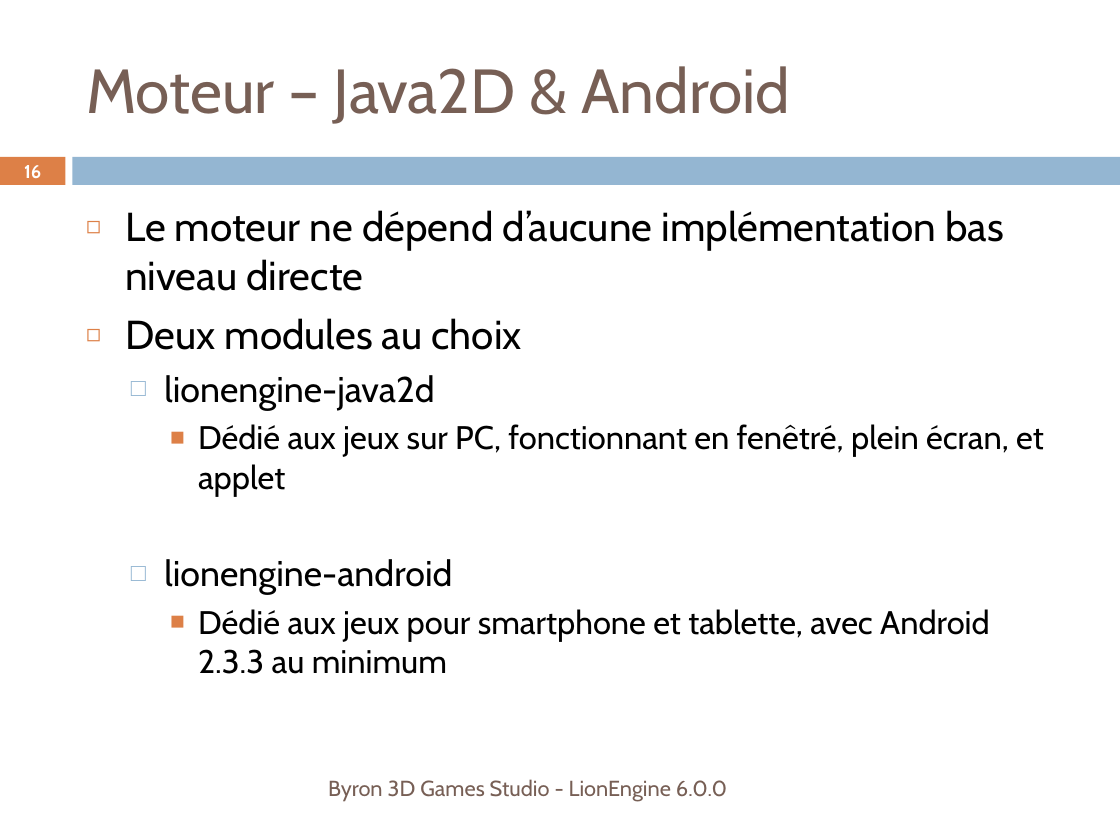
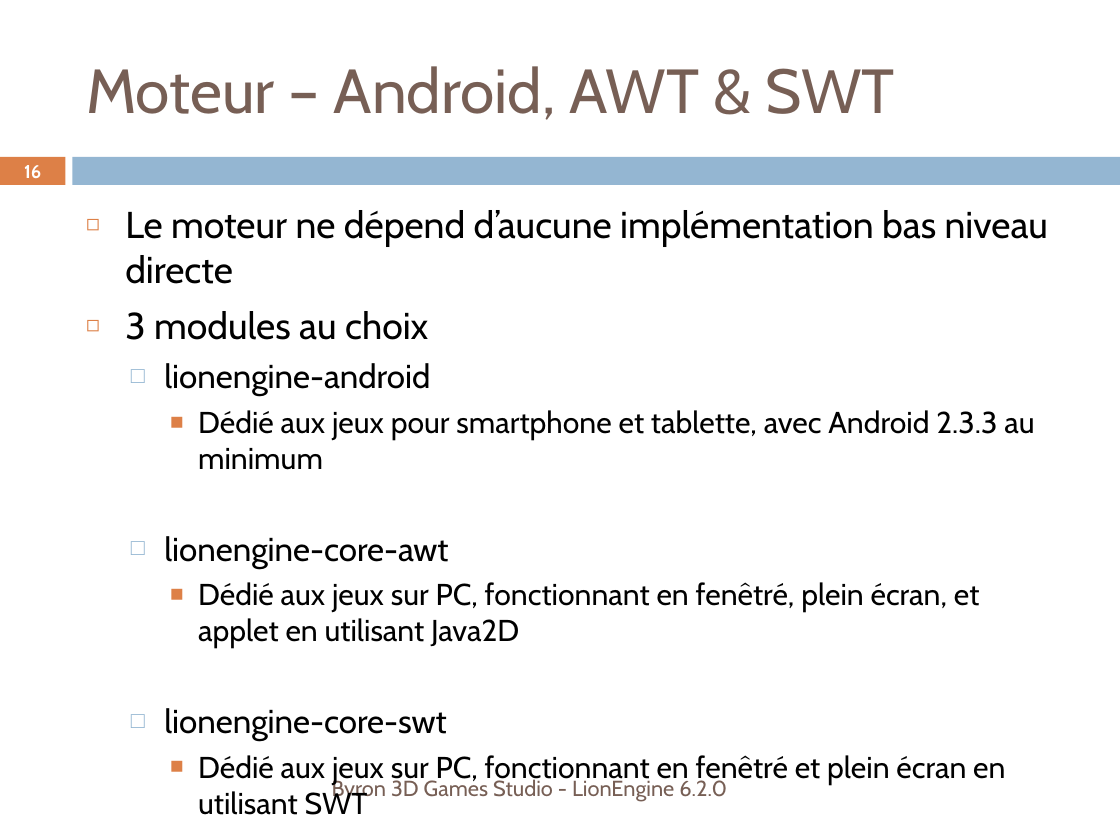
Before and after one commit to b3dgs/lionengine, a slide deck: slide 16 of doc/src/lionengine.pptx. Drawn at 1120x840 pixels with LibreOffice and Linux fonts; fonts in the diff are those of the drawing. Boxes give left, top, right and bottom in pixels: in the first picture for what was removed or moved away, otherwise in the second. Text is boxed around its words. In the diff, an @@ line names an element or a change of style, - is before the commit and + after.

```diff
--- a/doc/src/lionengine.pptx
+++ b/doc/src/lionengine.pptx
@@ title at <box>86,66,895,120</box>: text changed @@
-Moteur – Java2D & Android
+Moteur – Android, AWT & SWT
@@ text at <box>125,210,1048,470</box>: size 26 to 24.1 pt in "Le moteur ne dépend d’aucune implémentation bas ..."; size 23 to 21.3 pt in "lionengine-android"; size 21 to 19.4 pt in "Dédié aux jeux pour smartphone et tablette, ..." @@
@@ text at <box>125,311,428,340</box>: text changed; size 21 to 24.1 pt @@
-◻ Deux modules au choix
-  □ lionengine-java2d
-    ■ Dédié aux jeux sur PC, fonctionnant en fenêtré, plein écran, et applet
+◻ 3 modules au choix
@@ text at <box>164,536,1005,815</box>: paragraphs added @@
+  □ lionengine-core-awt
+    ■ Dédié aux jeux sur PC, fonctionnant en fenêtré, plein écran, et applet en utilisant Java2D
+  □ lionengine-core-swt
+    ■ Dédié aux jeux sur PC, fonctionnant en fenêtré et plein écran en utilisant SWT
@@ text at <box>332,777,727,801</box>: text changed @@
-Byron 3D Games Studio - LionEngine 6.0.0
+Byron 3D Games Studio - LionEngine 6.2.0
```
Also in this commit, not shown: 48 other slides changed.
